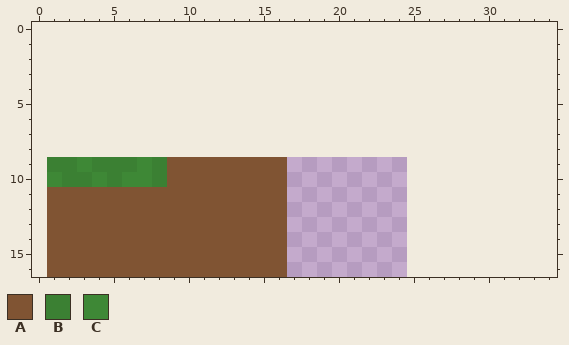
Two versions of one pixel-art file, textures/dirt/dirt.aseprite. This is how it looked before the edit.
24x8 pixels, 1 frame. Colours within 5 levels of each other are drawn and written as one. The old version is drawn lined up with the new one, on the new canvas.
Palette (. is transparent): A #805433  B #3b8033  C #3e8836
Pixels before, first column x 1:
 9 BBCBBBCBAAAAAAAA
10 CBBCBCCBAAAAAAAA
11 AAAAAAAAAAAAAAAA
12 AAAAAAAAAAAAAAAA
13 AAAAAAAAAAAAAAAA
14 AAAAAAAAAAAAAAAA
15 AAAAAAAAAAAAAAAA
16 AAAAAAAAAAAAAAAA
Once edited:
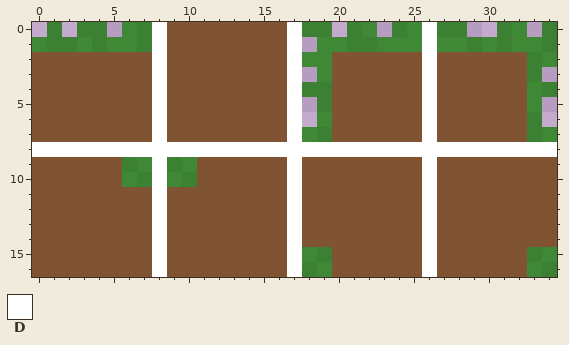
Colours new in this view: D #ffffff
Changes in this commit:
canvas 24x8 -> 35x17, the old top-left corner now at 1,9
Colour A is added in rows 0 to 1 at x 9 to 16; in rows 2 to 7 at x 0 to 7, 9 to 16, 20 to 25 and 27 to 32; in rows 9 to 14 at x 0, 18 to 25 and 27 to 34; in rows 15 to 16 at x 0, 20 to 25 and 27 to 32.
Colour A replaces colour B in row 9 at x 1 to 2 and 4 to 5; in row 10 at x 2 to 3 and 5.
Colour A replaces colour C in row 9 at x 3; in row 10 at x 1 and 4.
Colour B is added in row 0 at x 1, 3 to 4, 7, 18 to 19, 21, 24, 27 to 28, 31 and 34; in row 1 at x 1 to 2, 4, 7, 21 to 22, 29, 31 and 34; in rows 2 to 3 at x 33; in row 4 at x 18 to 19 and 34; in row 5 at x 19; in row 6 at x 33.
Colour B is added in row 7 at x 19 and 33; in row 15 at x 19 and 33; in row 16 at x 18 and 34.
Colour B replaces colour A in row 9 at x 9; in row 10 at x 10.
Colour B replaces colour C in row 10 at x 7.
Colour C is added in row 0 at x 6, 22, 25 and 32; in row 1 at x 0, 3, 5 to 6, 19 to 20, 23 to 25, 27 to 28, 30 and 32 to 33; in row 2 at x 18 to 19 and 34; in row 3 at x 19; in rows 4 to 5 at x 33; in row 6 at x 19.
Colour C is added in row 7 at x 18 and 34; in row 15 at x 18 and 34; in row 16 at x 19 and 33.
Colour C replaces colour A in row 9 at x 10; in row 10 at x 9.
Colour D is added in rows 0 to 7 at x 8, 17 and 26; in row 8 at x 0 to 34; in rows 9 to 16 at x 17 and 26.
Colour D replaces colour A in rows 11 to 16 at x 8.
Colour D replaces colour B in rows 9 to 10 at x 8.
Boxes around the changes in both pictures, in picture pixels (x1, y1, x2, y2):
changed: (32, 22, 557, 277)
